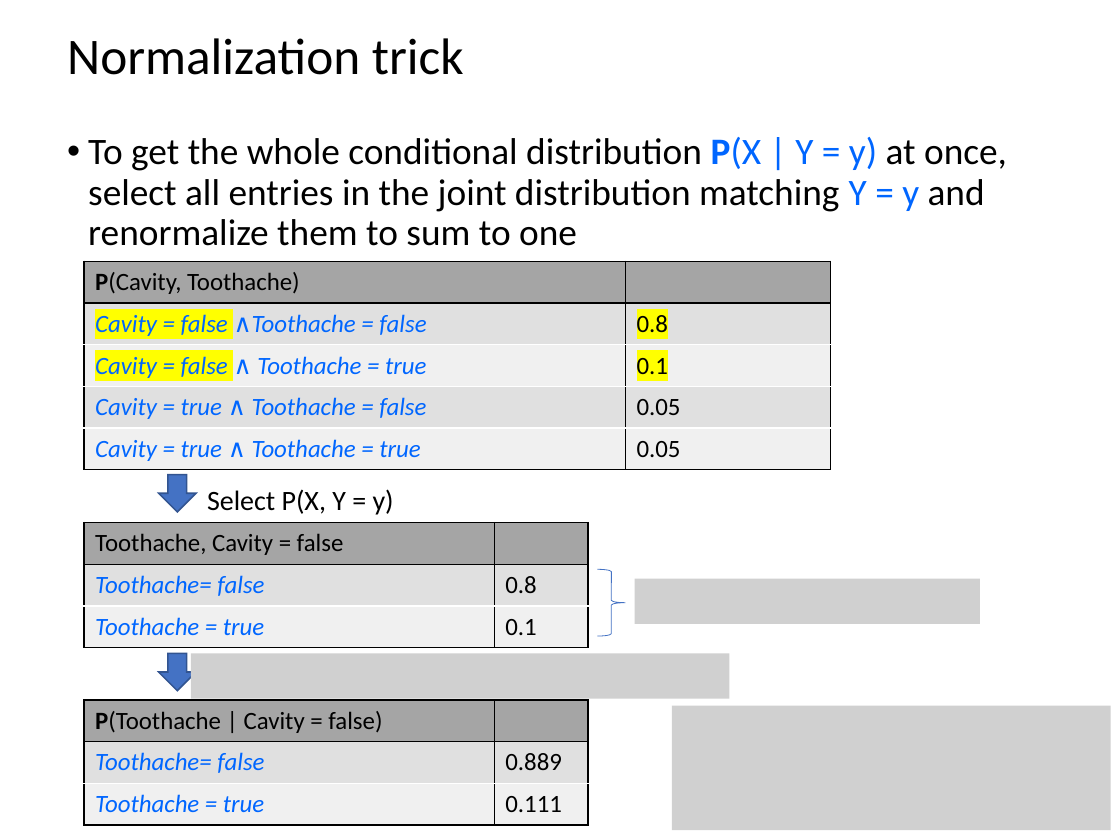
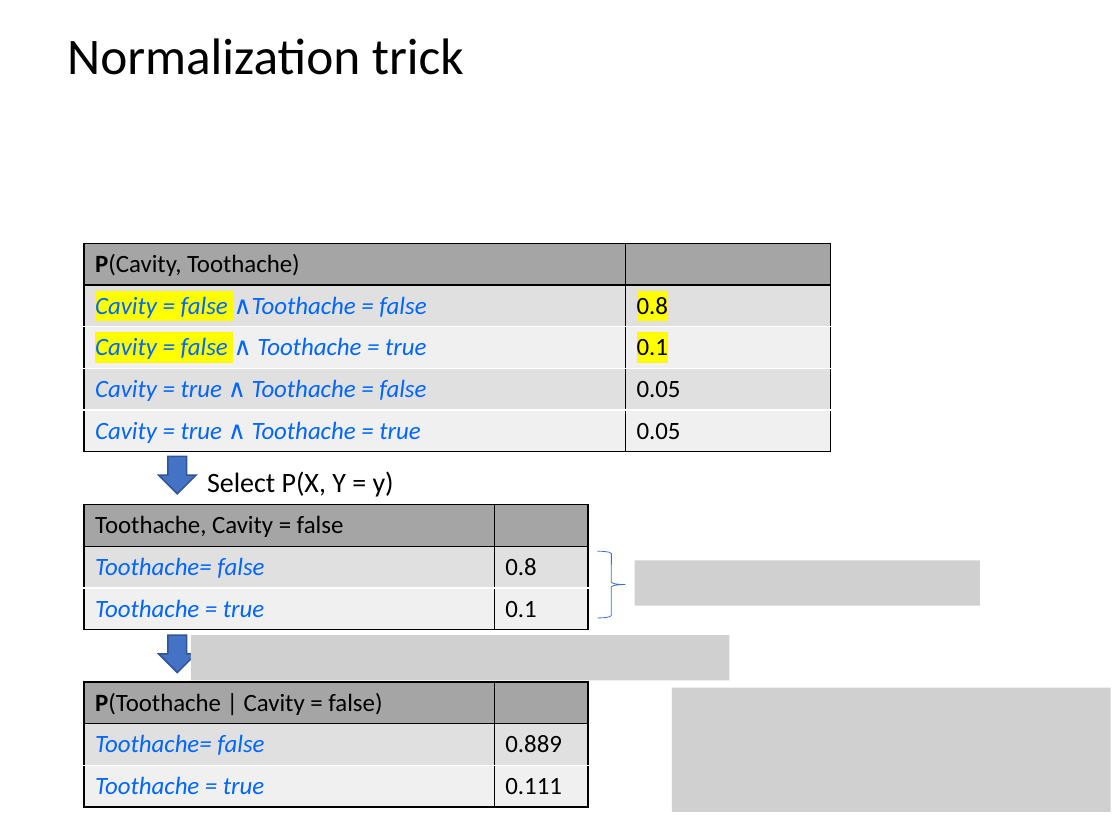
Before and after one commit to mhahsler/CS7320-AI, a slide deck: slide 18 of slides/12_uncertainty.pptx. Drawn at 1120x840 pixels with LibreOffice and Linux fonts; fonts in the diff are those of the drawing; grey boxes stand for pictures. Boxes give left, top, right and bottom in pixels: in the first picture for what was removed or moved away, otherwise in the second. Text is boxed around its words. In the diff, an @@ line names an element or a change of style, - is before the commit and + after.

```diff
--- a/slides/12_uncertainty.pptx
+++ b/slides/12_uncertainty.pptx
@@ text removed at (88, 137, 1007, 246) @@
-• To get the whole conditional distribution P(X | Y = y) at once, select all entries in the joint distribution matching Y = y and renormalize them to sum to one
@@ 3 tables, 3 pictures, 2 down arrows, 1 text, 1 right brace: place and size @@
-3 tables, 3 pictures, 2 down arrows, 1 text, 1 right brace at (84, 261, 1111, 830)
+3 tables, 3 pictures, 2 down arrows, 1 text, 1 right brace at (84, 243, 1111, 812)
```
Also in this commit, not shown: 18 other slides changed, 1 other file.
